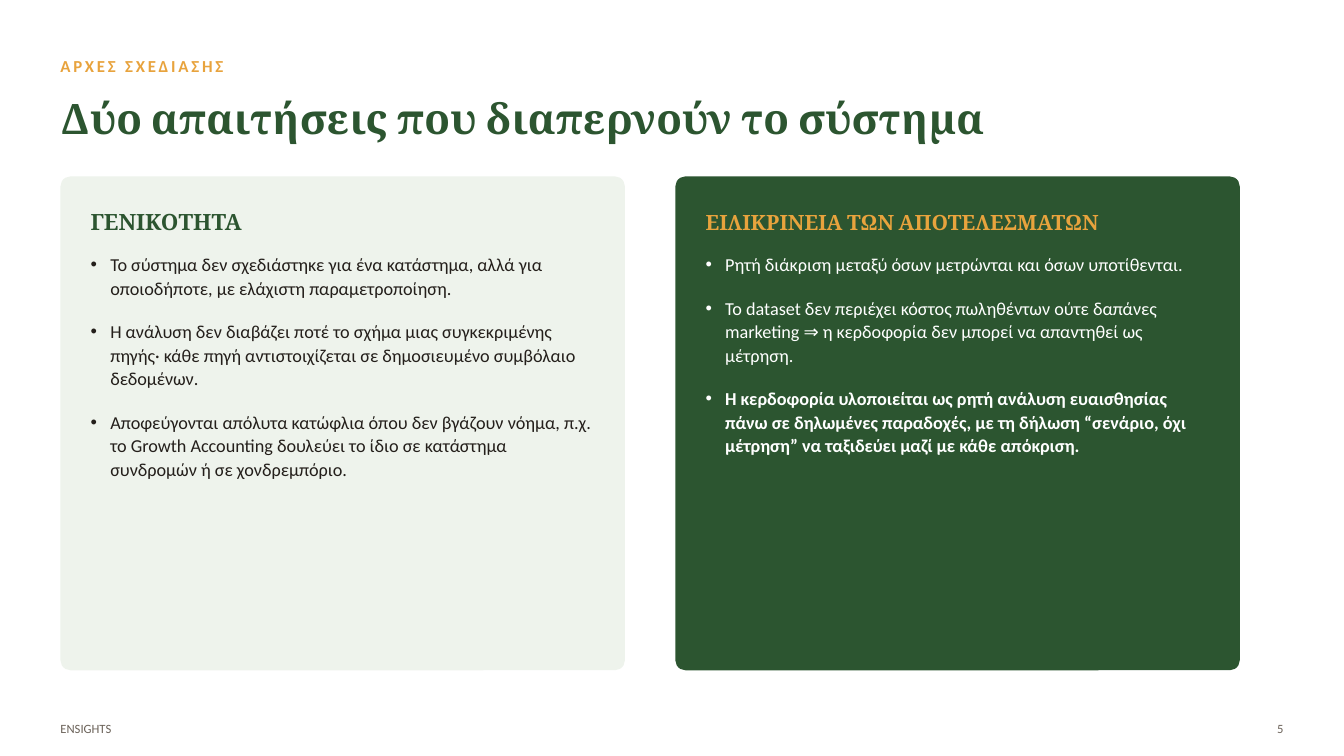
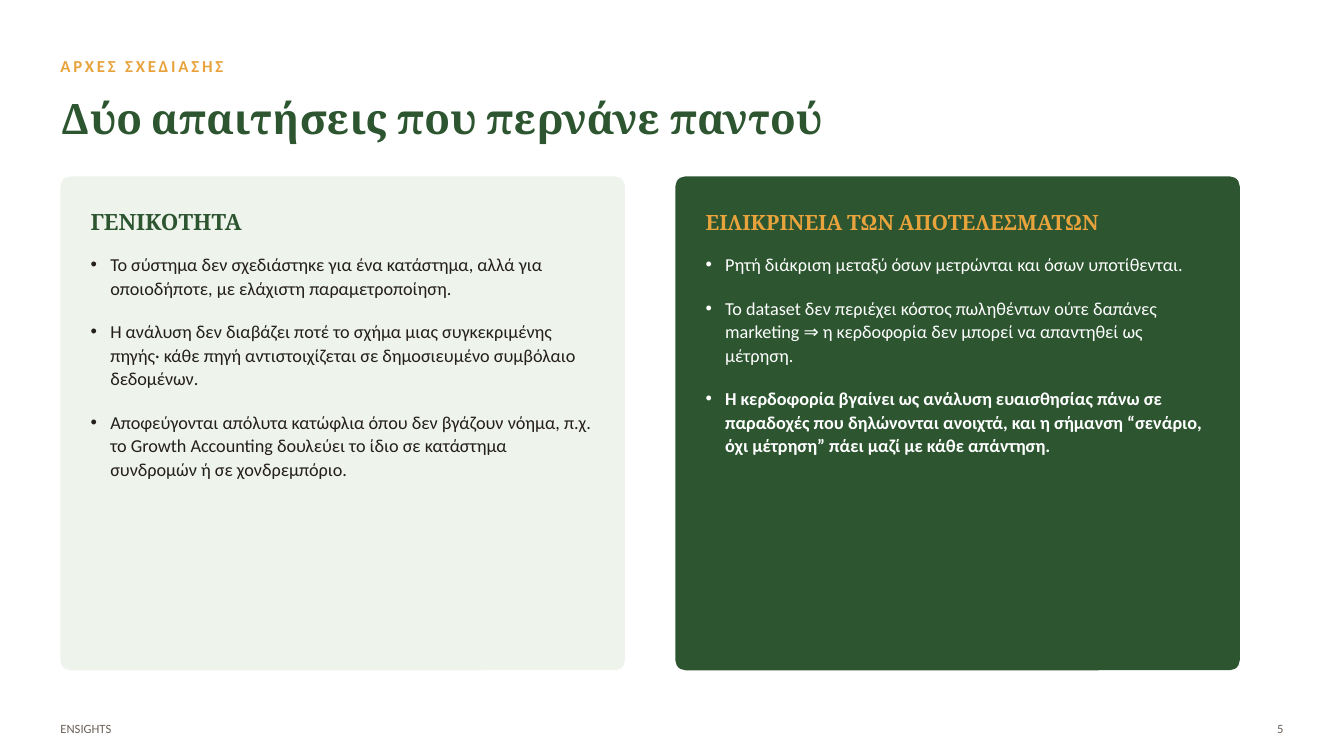
Before and after one commit to xrhstosmour/ensights, a slide deck: slide 6 of ensights-thesis-defense.pptx. Drawn at 1344x756 pixels with LibreOffice and Linux fonts; fonts in the diff are those of the drawing. Boxes give left, top, right and bottom in pixels: in the first picture for what was removed or moved away, otherwise in the second. Text is boxed around its words. In the diff, an @@ line names an element or a change of style, - is before the commit and + after.

```diff
--- a/ensights-thesis-defense.pptx
+++ b/ensights-thesis-defense.pptx
@@ text at [60,100,822,144]: text changed @@
-Δύο απαιτήσεις που διαπερνούν το σύστημα
+Δύο απαιτήσεις που περνάνε παντού
@@ text at [725,392,1202,455]: text changed @@
-• Η κερδοφορία υλοποιείται ως ρητή ανάλυση ευαισθησίας πάνω σε δηλωμένες παραδοχές, με τη δήλωση “σενάριο, όχι μέτρηση” να ταξιδεύει μαζί με κάθε απόκριση.
+• Η κερδοφορία βγαίνει ως ανάλυση ευαισθησίας πάνω σε παραδοχές που δηλώνονται ανοιχτά, και η σήμανση “σενάριο, όχι μέτρηση” πάει μαζί με κάθε απάντηση.
```
Also in this commit, not shown: 3 other slides changed.
